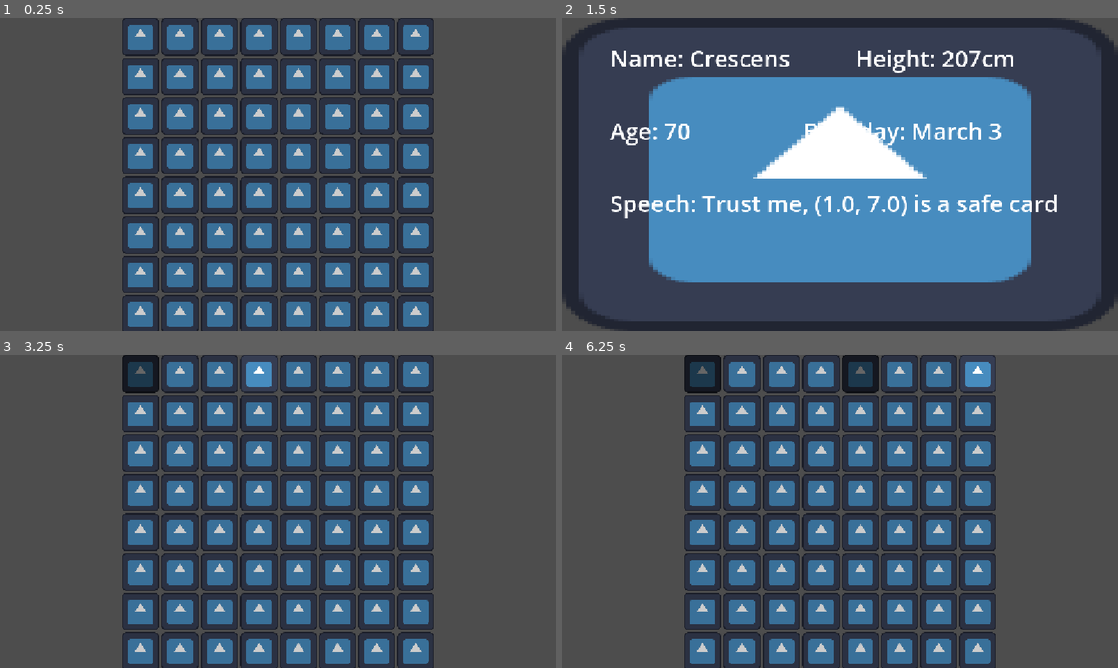
Above: before the commit, frames 1-4 (two rows, left to right).
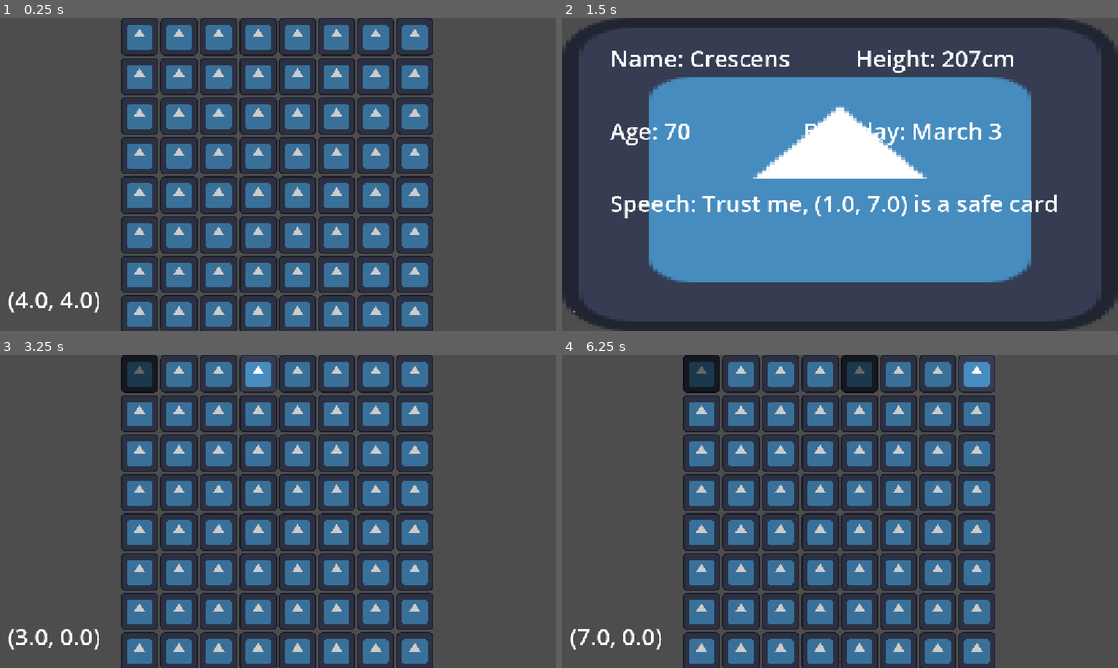
Above: after the commit, the same moments.

Repository: crakenpoop123/notrust
Game: Godot game, scene res://scenes/main_level.tscn
Same seed, same stepped clock (60 frames per second), same inputs: the game is played once before the commit and once after it. The engine's default icon, where the game draws it, is replaced by a stand-in: a white triangle on a blue panel in a dark square.
Inputs (mouse positions are in pixels of both pictures, inside the frame that each line leads up to):
- Up to frame 1 (0.25 s): no input
- Up to frame 2 (1.5 s): tap Enter at 0.5 s; move the mouse to (701, 36) at 0.52 s; click (701, 36) at 0.6 s; tap Space at 1.25 s; move the mouse to (739, 36) at 1.27 s; click (739, 36) at 1.35 s
- Up to frame 3 (3.25 s): tap Enter at 2 s; move the mouse to (216, 373) at 2.02 s; click (216, 373) at 2.1 s; tap Space at 2.75 s; move the mouse to (261, 373) at 2.77 s; click (261, 373) at 2.85 s
- Up to frame 4 (6.25 s): tap Enter at 3.5 s; move the mouse to (862, 373) at 3.52 s; click (862, 373) at 3.6 s; tap Space at 4.25 s; move the mouse to (901, 373) at 4.27 s; click (901, 373) at 4.35 s; move the mouse to (940, 373) at 5.02 s; click (940, 373) at 5.1 s; move the mouse to (979, 373) at 5.77 s; click (979, 373) at 5.85 s

The runs differ from the first frame. In frame 1, 7.8% of the frame differs, in the area x 1-78%, y 0-100%; in frame 2, less than 0.1%; in frame 3, 7.8%; in frame 4, 7.7%.

Commit message:
Game is finished (No assets though)

Diff:
--- a/scenes/main_level.tscn
+++ b/scenes/main_level.tscn
@@ -8,10 +8,18 @@
 script = ExtResource("1_v3uhd")
 
 [node name="CardsGrid" type="GridContainer" parent="." unique_id=2016337057]
-offset_left = 252.0
-offset_right = 900.0
+offset_left = 250.0
+offset_right = 898.0
 offset_bottom = 648.0
 columns = 8
+
+[node name="MousePosition" type="RichTextLabel" parent="." unique_id=270582156]
+offset_left = 16.0
+offset_top = 549.0
+offset_right = 268.0
+offset_bottom = 630.0
+theme_override_font_sizes/normal_font_size = 48
+text = "POSITION"
 
 [node name="Person" type="Node2D" parent="." unique_id=629289138]
 
--- a/scripts/card.gd
+++ b/scripts/card.gd
@@ -21,6 +21,7 @@
 			$".".modulate = Color(1, 1, 1)
 		else:
 			$".".modulate = Color(0.8, 0.8, 0.8)
+
 
 		# What to do when the card is clicked on and the person is not visible
 		if Input.is_action_just_pressed("click") and mouse_touching and !$"../../Person".visible:
--- a/scripts/main_level.gd
+++ b/scripts/main_level.gd
@@ -13,6 +13,15 @@
 
 # Called every frame. 'delta' is the elapsed time since the previous frame.
 func _process(delta: float) -> void:
+	# Compute which card the mouse is touching
+	var offset_mouse_pos = get_global_mouse_position() - $CardsGrid.position
+	var card_width = $CardsGrid.size[0] / grid_length
+	var norm_mouse_pos = offset_mouse_pos / card_width
+	var card_touching = Vector2(floor(norm_mouse_pos[0]), floor(norm_mouse_pos[1]))
+
+	# SHow the current mouse pos with a text label
+	$MousePosition.text = str(card_touching)
+
 	# When a card is pressed, it will set this to true
 	if card_just_pressed:
 		# Ensures it does not trigger multiple times
